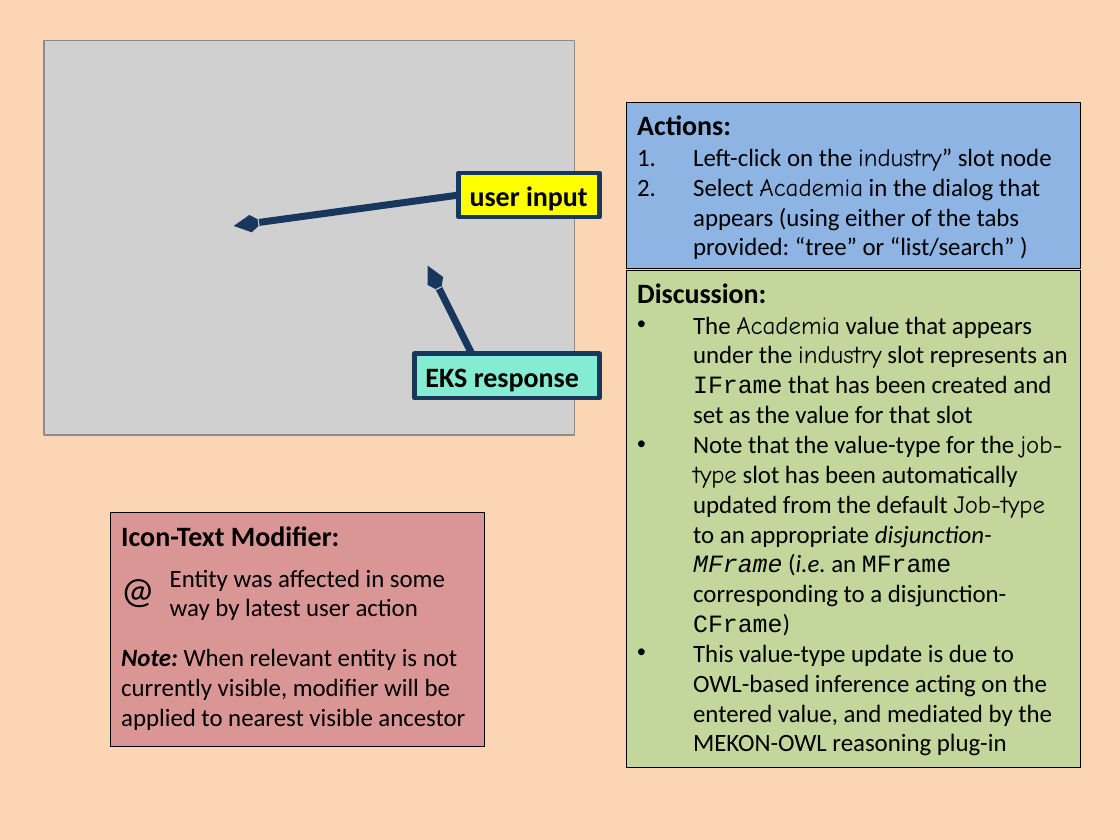
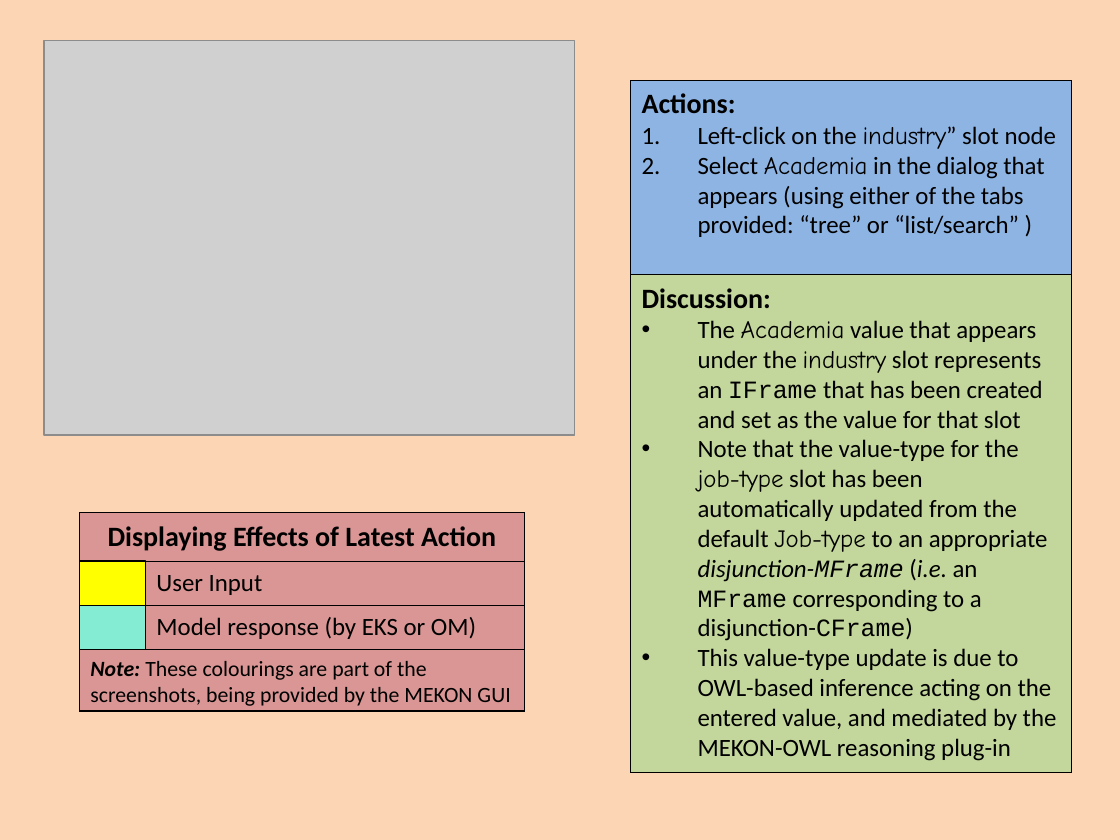
Before and after one commit to colin-puleston/mekon-hobo, a slide deck: slide 35 of docs/MEKON-HOBO Introductory Tutorial.pptx (slide 34 before the commit). Drawn at 1120x840 pixels with LibreOffice and Linux fonts; fonts in the diff are those of the drawing; grey boxes stand for pictures. Boxes give left, top, right and bottom in pixels: in the first picture for what was removed or moved away, otherwise in the second. Text is boxed around its words. In the diff, an @@ line names an element or a change of style, - is before the commit and + after.

```diff
--- a/docs/MEKON-HOBO Introductory Tutorial.pptx
+++ b/docs/MEKON-HOBO Introductory Tutorial.pptx
@@ rectangle "Actions:": place and size @@
-rectangle "Actions:" at [626,103,1081,269]
+rectangle "Actions:" at [631,81,1072,277]
@@ arrow removed from (458, 195) to (234, 226) @@
@@ arrow removed from (472, 354) to (428, 265) @@
@@ rectangle "Discussion:": place and size @@
-rectangle "Discussion:" at [626,270,1081,767]
+rectangle "Discussion:" at [631,274,1072,772]
@@ rectangle removed at [414,354,599,398] @@
-EKS response
@@ rectangle added at [80,513,525,711], fill #D99694, outline #000000 0.75 pt, 18 pt, text #000000, bold @@
+Displaying Effects of Latest Action
@@ rectangle removed at [110,513,485,747] @@
-Icon-Text Modifier:
@@ rectangle added at [80,561,146,605], fill #FFFF00, outline #000000 0.75 pt @@
@@ text removed at [110,561,167,605] @@
-@
@@ rectangle "User Input": place and size @@
-rectangle "User Input" at [458,174,599,217]
+rectangle "User Input" at [146,561,525,605]
@@ rectangle "User Input" at [146,561,525,605]: fill #FFFF00 to none; outline #17375E 3 pt to #000000 0.75 pt @@
@@ text removed at [170,569,445,620] @@
-Entity was affected in some way by latest user action
@@ text in rectangle at [156,575,263,595]: text changed; size 18 to 16 pt; bold off @@
-user input
+User Input
@@ rectangle added at [80,605,146,648], fill #84ECD3, outline #000000 0.75 pt @@
@@ rectangle added at [146,605,525,648], outline #000000 0.75 pt, 16 pt, text #000000 @@
+Model response (by EKS or OM)
@@ rectangle added at [80,650,525,711], outline #000000 0.75 pt, 14 pt, text #000000 @@
+Note: These colourings are part of the screenshots, being provided by the MEKON GUI
@@ text removed at [121,648,465,730] @@
-Note: When relevant entity is not currently visible, modifier will be applied to nearest visible ancestor
```
Also in this commit, not shown: 11 other slides changed, 1 slide added.
